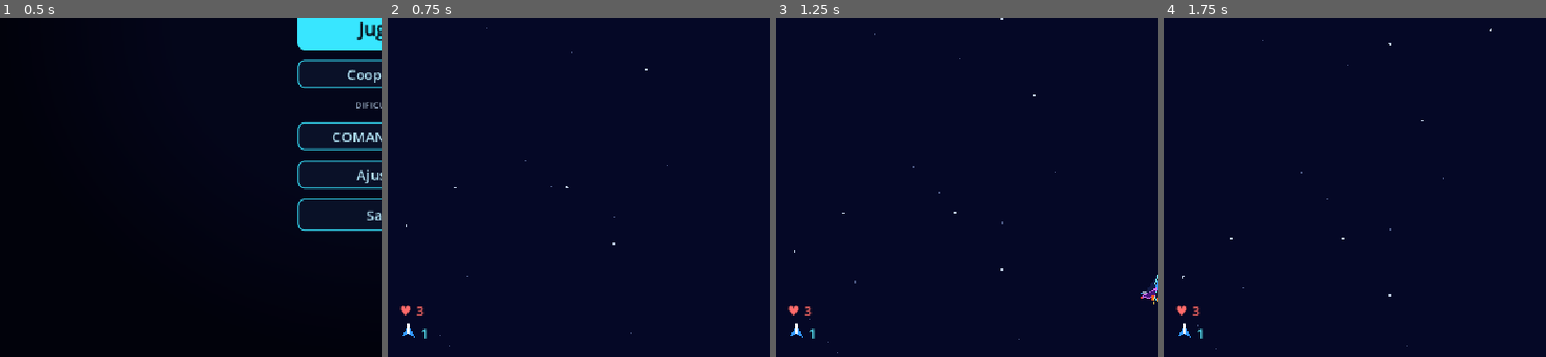
Above: before the commit, frames 1-4 (left to right).
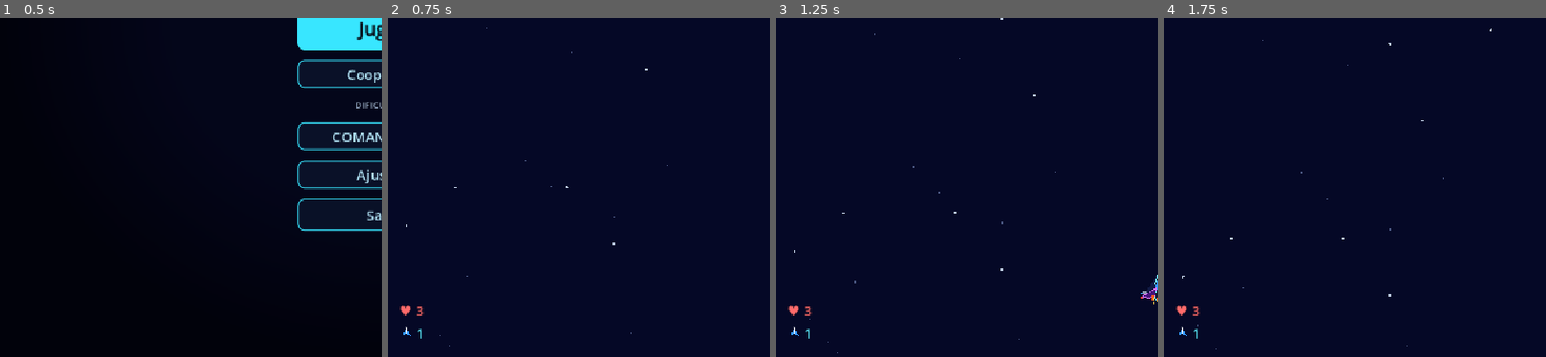
Above: after the commit, the same moments.

Repository: Frank-0511/galactic-surge
Game: Godot game, scene res://scenes/main/main.tscn
Two runs of this game, one before a commit and one after it. Both use one fixed random seed, a clock stepped at 60 frames per second and the inputs below.
Inputs (mouse positions are % of the whole screen's width and height, from its top left):
- Up to frame 1 (0.5 s): no input
- Up to frame 2 (0.75 s): click "Jugar" at 0.5 s
- Up to frame 3 (1.25 s): no input
- Up to frame 4 (1.75 s): tap Enter at 1.25 s; move the mouse to (72, 45) at 1.27 s; hold Right (move_right) from 1.28 s (still down); tap Space (shoot) at 1.35 s; click (72, 45) at 1.42 s
The pictures show only the part of the screen within x 0-50%, y 50-100%; the shares and areas given below are measured in that part.

Frame 1 is identical in both runs. In frame 2, 0.1% of the frame differs, in the area x 3-11%, y 89-95%; in frame 3, 0.1%; in frame 4, 0.1%.

Commit message:
fix(etapa-20): icono del arma en el HUD a 20 px, acorde al texto del nivel

Diff:
--- a/scenes/ui/hud.gd
+++ b/scenes/ui/hud.gd
@@ -164,10 +164,10 @@
 			queue_redraw()
 
 	func _ready() -> void:
-		custom_minimum_size = Vector2(26.0, 26.0)
+		custom_minimum_size = Vector2(20.0, 20.0)
 
 	func _draw() -> void:
-		draw_set_transform(size * 0.5, 0.0, Vector2(1.6, 1.6))
+		draw_set_transform(size * 0.5, 0.0, Vector2(1.0, 1.0))
 		LootDrop.paint_medallion(self, weapon_type)
 
 
--- a/tests/etapa_20_contract_test.gd
+++ b/tests/etapa_20_contract_test.gd
@@ -48,6 +48,7 @@
 	_check_active_weapon_text_hidden()
 	_check_p2_panels_follow_session()
 	_check_weapon_icon_is_drop_medallion()
+	_check_weapon_icon_size()
 
 	if _failures == 0:
 		print("ETAPA 20 CONTRACT TESTS: ALL PASSED")
@@ -672,6 +673,18 @@
 
 
 # ---------------------------------------------------------------------------
+# 34. Icono del arma: tamano acorde al texto del nivel (no mas alto que una linea de 20 px)
+# ---------------------------------------------------------------------------
+func _check_weapon_icon_size() -> void:
+	var hud: Node = (load("res://scenes/ui/hud.tscn") as PackedScene).instantiate()
+	get_root().add_child(hud)
+	hud.call("set_weapon_level", 3, 0)
+	var icon: Control = hud.get("_weapon_icon") as Control
+	_expect(icon != null and icon.custom_minimum_size.y <= 22.0, "Contrato 34a: el icono del arma mide como maximo 22 px (acorde al texto de 20 px)")
+	hud.queue_free()
+
+
+# ---------------------------------------------------------------------------
 # 2. J2 uses its own action names
 # ---------------------------------------------------------------------------
 func _check_player_two_uses_own_actions() -> void:
